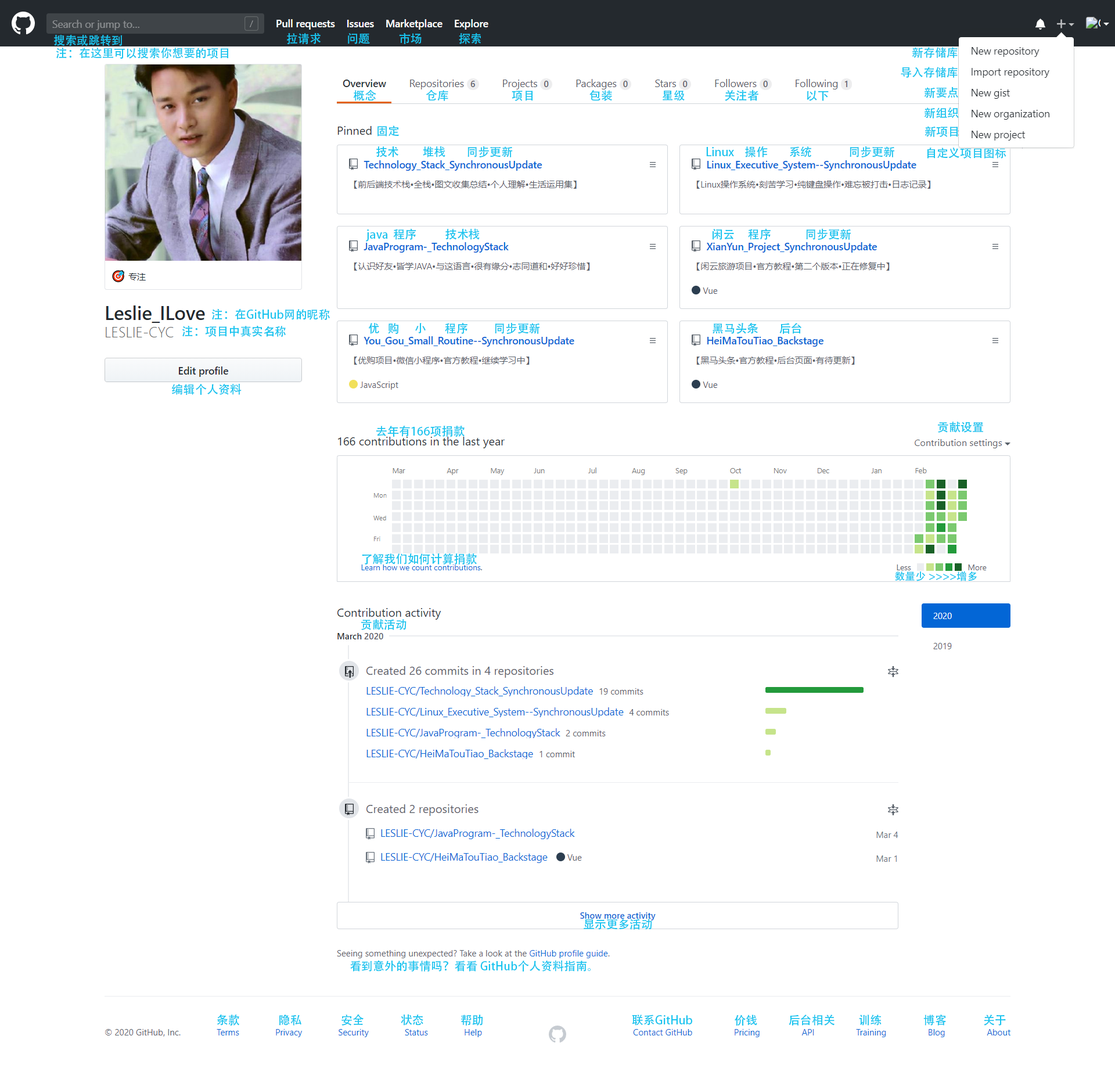
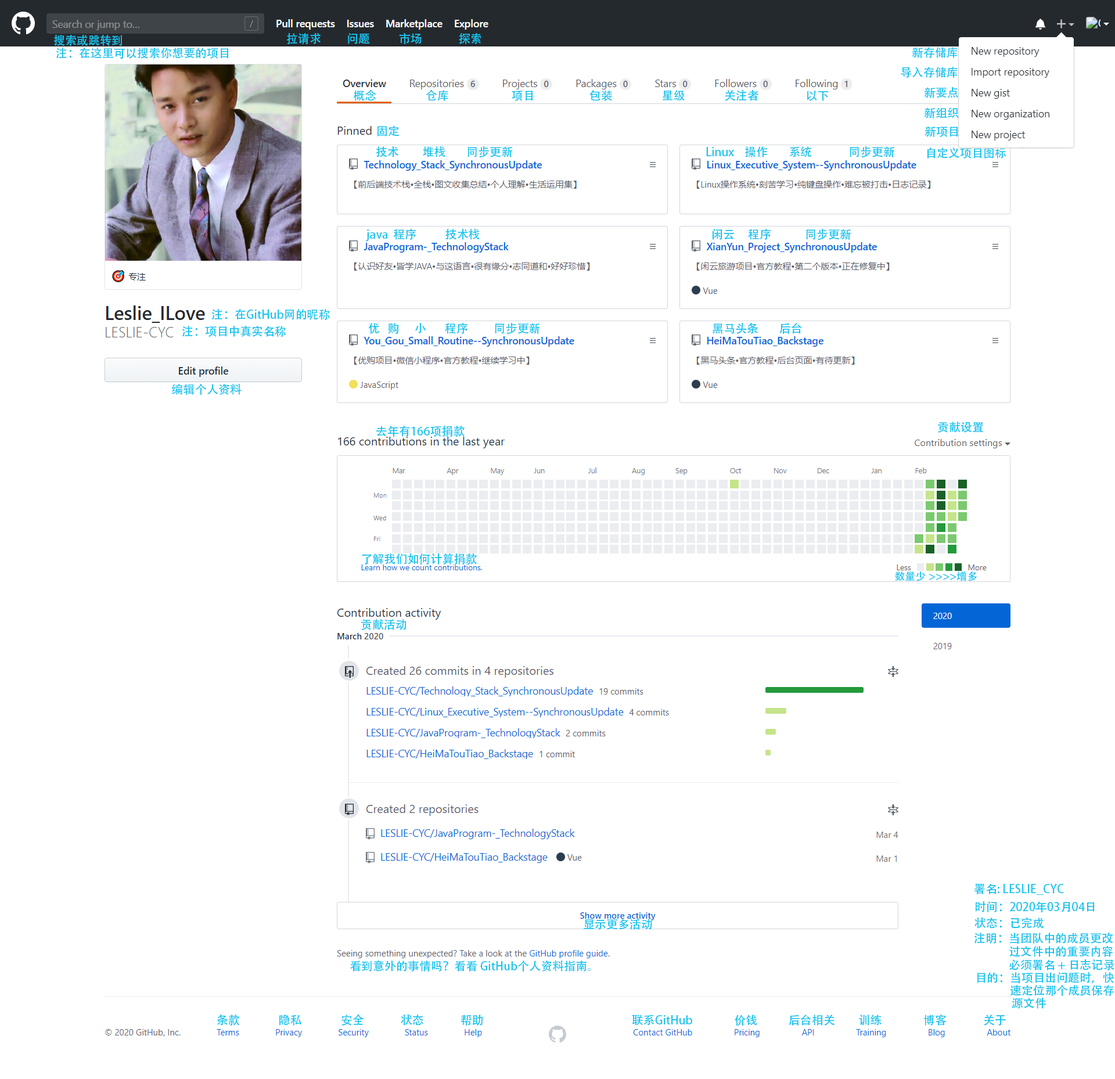
Layers edited between the first and the second 1115 × 1079 image:
added layer "状态：已完成" above "目的：当项目出问题时，快" over [974, 917, 1044, 929]
added layer "目的：当项目出问题时，快" above "必须署名 + 日志记录" over [977, 971, 1114, 984]
added layer "必须署名 + 日志记录" above "过文件中的重要内容" over [1009, 958, 1115, 971]
added layer "过文件中的重要内容" above "注明：当团队中的成员更改" over [1009, 945, 1114, 958]
added layer "注明：当团队中的成员更改" above "源文件" over [974, 932, 1114, 945]
added layer "源文件" above "速定位那个成员保存" over [1011, 997, 1047, 1009]
added layer "速定位那个成员保存" above "时间：2020年03月04日" over [1010, 985, 1114, 997]
added layer "时间：2020年03月04日" above "署名: LESLIE_CYC" over [975, 901, 1095, 913]
added layer "署名: LESLIE_CYC" above "图层 1" over [974, 883, 1065, 896]
